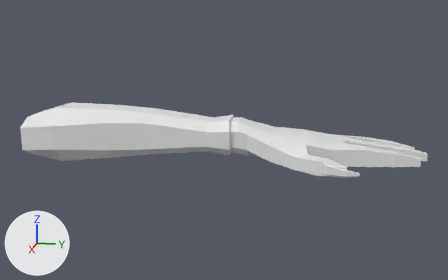
What one commit did to the FBX model Assets/Models/Avatar/meshes/LEFT_Arm.fbx.
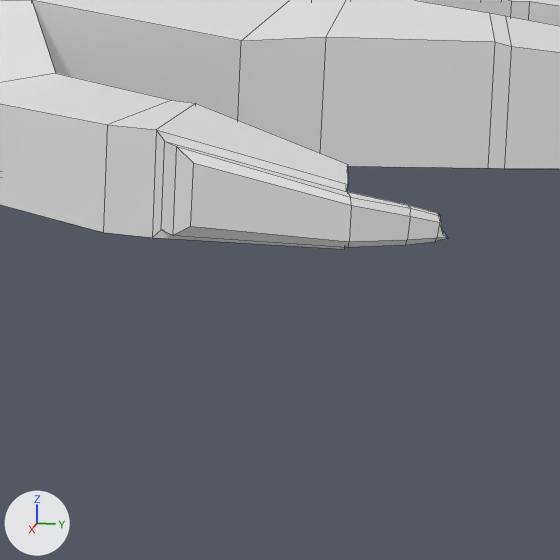
There are two pictures of each version: one whole from a 50 mm lens placed at (2.746, 1.389, 0.721), pointed at (0.025, 0.845, 0.041), one close up on the part from 67% to 84% of the width and 52% to 78% of the height. Every picture has the same lights, and +X, +Y and +Z are marked at lower left. The close-ups show mesh edges as thin lines. Where no turn or scale is listed for an object, it has been applied to the vertices.

Script lines for the objects in view, before the commit:
```python
me_cube_001 = bpy.data.meshes.new('Cube.001')
me_cube_001.from_pydata(...)  # 310 vertices, 308 faces; spans x -0.18..0.29, y -1.26..0.6, z -0.09..0.17
ob_leftarmmesh = bpy.data.objects.new('LeftArmMesh', me_cube_001)
ob_leftarmmesh.location = (-0.0267, 1.1568, 0.0)
```
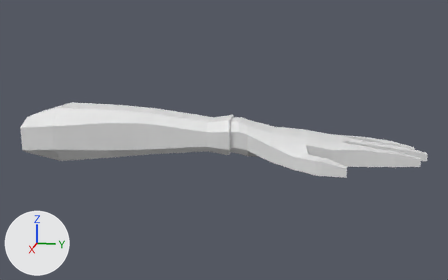
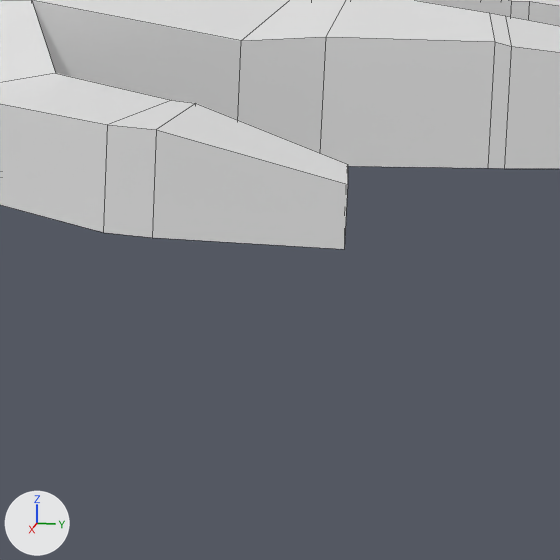
The newer file is also turned or shifted as a whole; pictures and numbers use the older file's frame.

Changed parts and their boxes [x1, y1, x2, y2] in the close-ups (560 x 560 px):
part 1 of me_cube_001, cut back
    before: [152, 103, 448, 249]
    after: [152, 103, 348, 249]

The change in detail:
me_cube_001 is used by ob_leftarmmesh; location (-0.0267, 1.1568, 0.0).
me_cube_001 had 310 vertices, 308 faces and spanned x -0.18..0.29, y -1.26..0.6, z -0.09..0.17.
me_cube_001 now has 280 vertices, 278 faces and spans x -0.18..0.28, y -1.26..0.6, z -0.09..0.17.
Part 1, on me_cube_001:
30 vertices are removed from x 0.27..0.29, y 0.15..0.3, z -0.03..0.02.
33 faces are deleted.
3 new faces join them.
